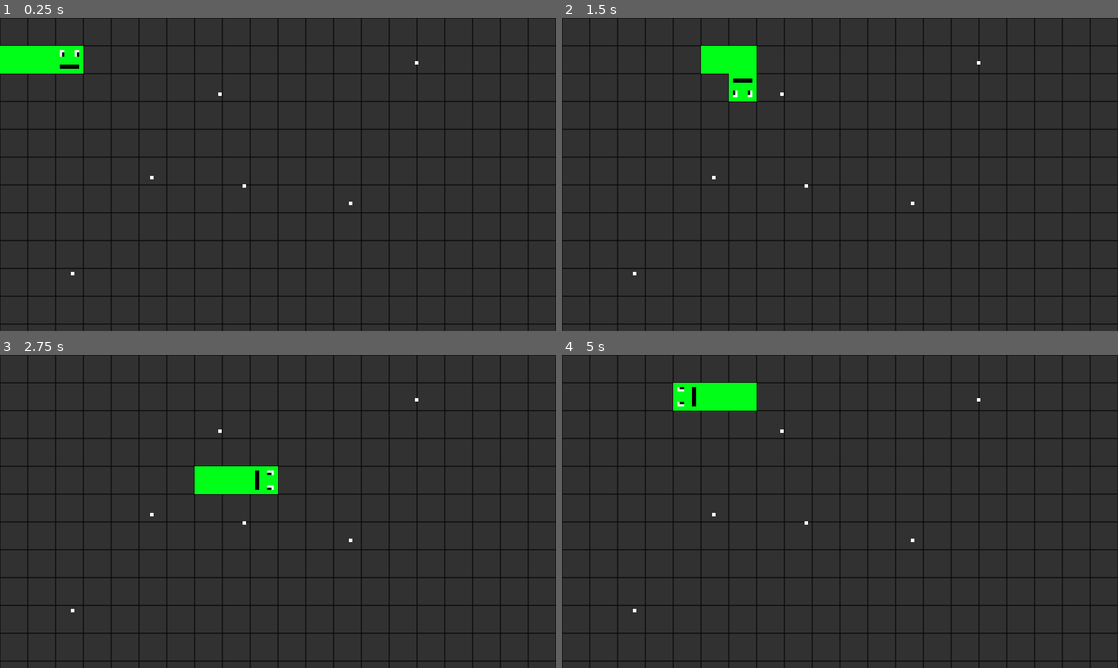
Above: before the commit, frames 1-4 (two rows, left to right).
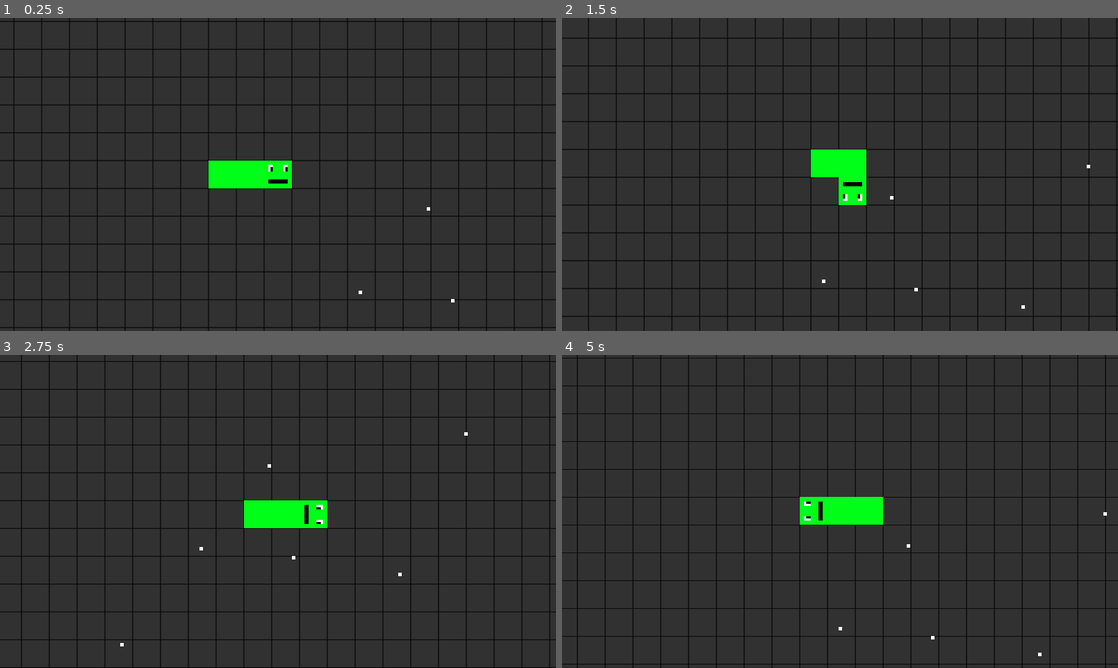
Above: after the commit, the same moments.

Repository: nath-ellis/slither.net
Game: Godot game, scene res://scenes/game.tscn
Two runs of this game, one before a commit and one after it. Both use one fixed random seed, a clock stepped at 60 frames per second and the inputs below.
Inputs:
- Up to frame 1 (0.25 s): no input
- Up to frame 2 (1.5 s): hold Right (right) 0.53-1.28 s; hold Down (down) from 1.28 s (still down)
- Up to frame 3 (2.75 s): release Down (down) at 2.03 s; hold Right (right) from 2.03 s (still down)
- Up to frame 4 (5 s): release Right (right) at 2.78 s; hold Up (up) 2.78-3.53 s; hold Left (left) from 3.53 s (still down)

The runs differ from the first frame. In frame 1, 21% of the frame differs, in the area x 0-100%, y 0-100%; in frame 2, 19%; in frame 3, 19%; in frame 4, 17%.

Commit message:
Added a Camera2D which follows the player

Diff:
--- a/scenes/player.tscn
+++ b/scenes/player.tscn
@@ -26,6 +26,10 @@
 [node name="Hitbox" type="CollisionShape2D" parent="Face"]
 shape = SubResource("RectangleShape2D_jepyo")
 
+[node name="Camera2D" type="Camera2D" parent="Face"]
+position_smoothing_enabled = true
+position_smoothing_speed = 3.0
+
 [node name="MovementTimer" type="Timer" parent="."]
 wait_time = 0.25
 autostart = true
